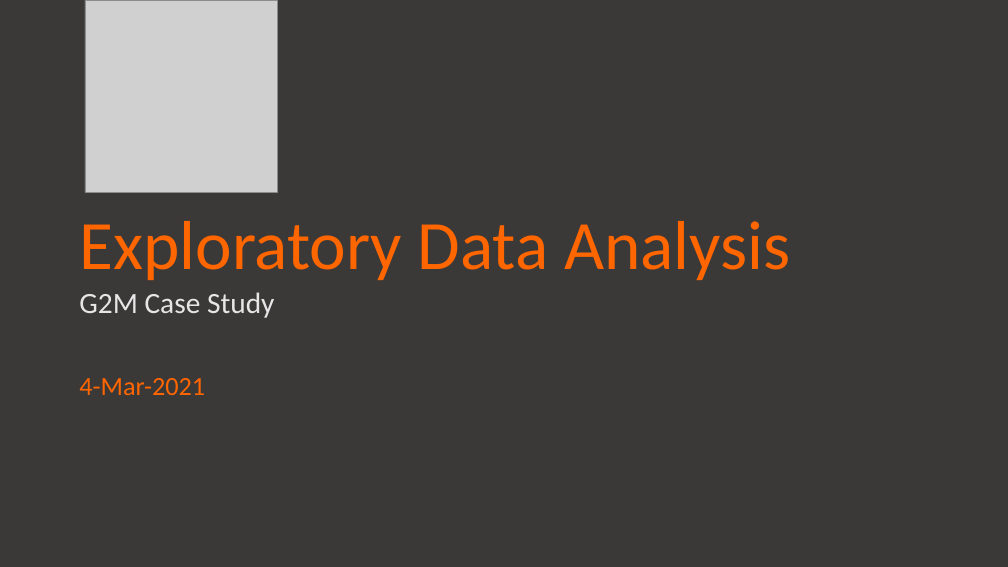
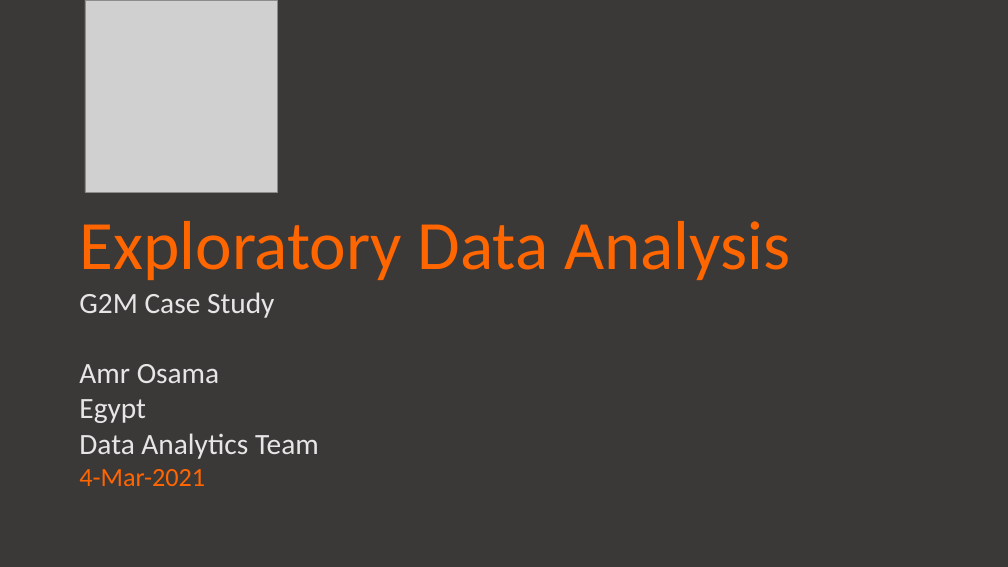
Before and after one commit to Amr-97/Data-Glacier-DataExeplorating, a slide deck: slide 1 of Week_2_presentation.pptx. Drawn at 1008x567 pixels with LibreOffice and Linux fonts; fonts in the diff are those of the drawing; grey boxes stand for pictures. Boxes give left, top, right and bottom in pixels: in the first picture for what was removed or moved away, otherwise in the second. Text is boxed around its words. In the diff, an @@ line names an element or a change of style, - is before the commit and + after.

```diff
--- a/Week_2_presentation.pptx
+++ b/Week_2_presentation.pptx
@@ text at [79, 364, 319, 459]: paragraphs added @@
+Amr Osama
+Egypt
+Data Analytics Team
```
